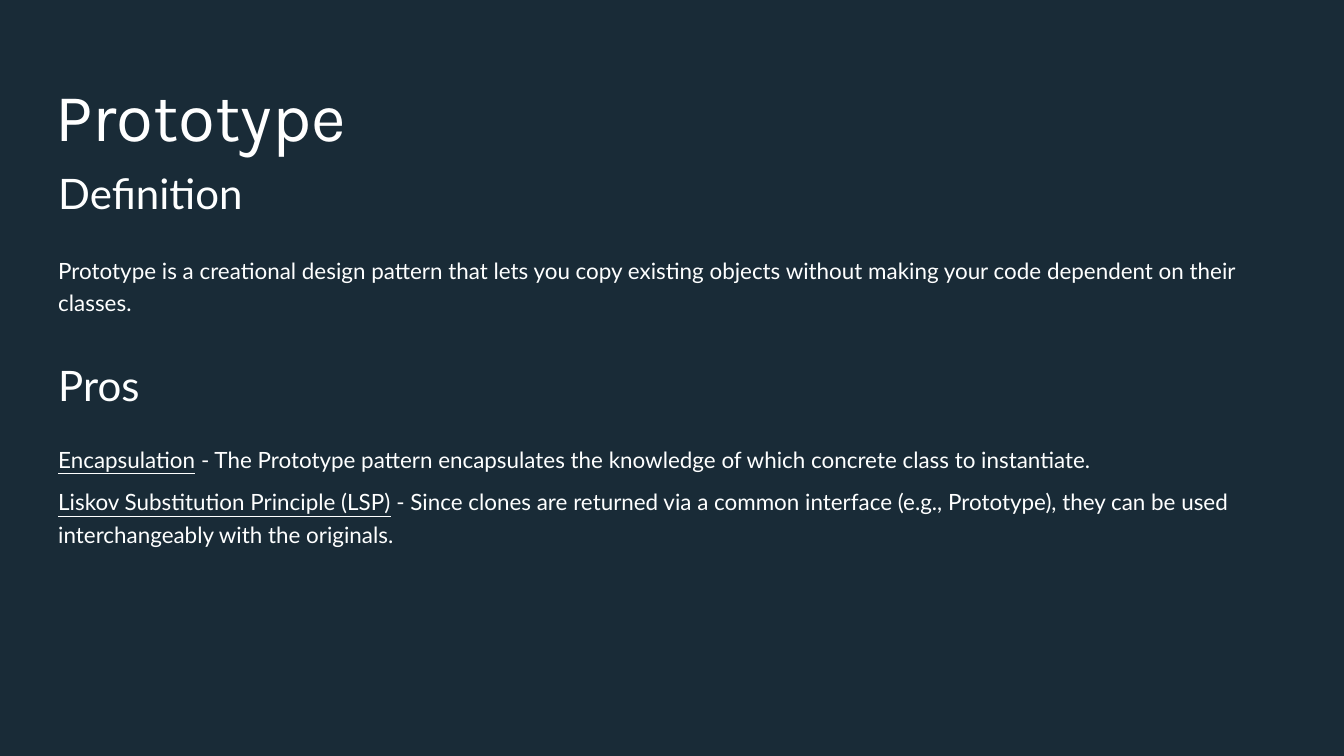
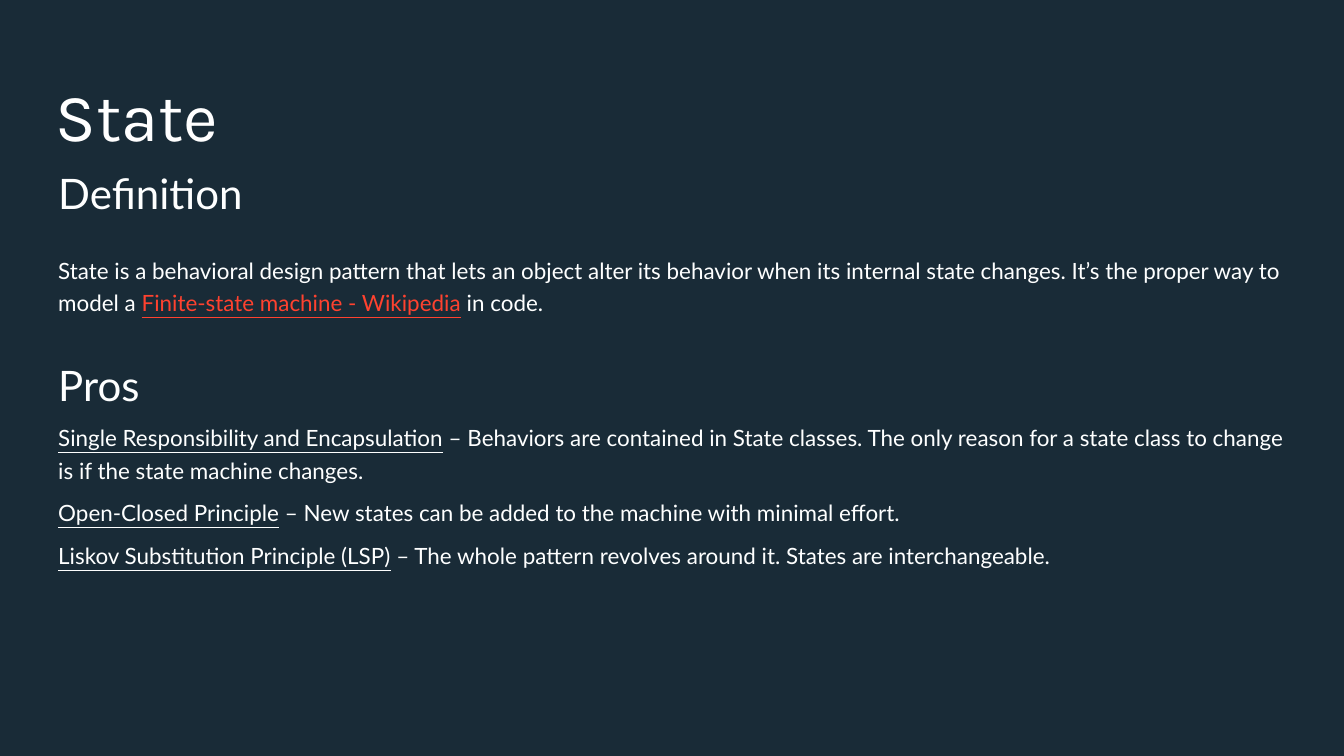
Before and after one commit to Iamsdl/Endava-DesignPatterns, a slide deck: slide 14 of PPT/Back to the basics, explaining design patterns with real life examples - Adapter & State.pptx. Drawn at 1344x756 pixels with LibreOffice and Linux fonts; fonts in the diff are those of the drawing; background and template pictures are left out. Boxes give left, top, right and bottom in pixels: in the first picture for what was removed or moved away, otherwise in the second. Text is boxed around its words. In the diff, an @@ line names an element or a change of style, - is before the commit and + after.

Commit message:
Adapter + some State

```diff
--- a/PPT/Back to the basics, explaining design patterns with real life examples - Adapter & State.pptx
+++ b/PPT/Back to the basics, explaining design patterns with real life examples - Adapter & State.pptx
@@ title at bbox=[55, 98, 218, 142]: text changed @@
-Prototype
+State
@@ text at bbox=[58, 262, 1280, 315]: text changed @@
-Prototype is a creational design pattern that lets you copy existing objects without making your code dependent on their classes.
+State is a behavioral design pattern that lets an object alter its behavior when its internal state changes. It’s the proper way to model a Finite-state machine - Wikipedia in code.
@@ text at bbox=[58, 429, 1283, 568]: text changed @@
-Encapsulation - The Prototype pattern encapsulates the knowledge of which concrete class to instantiate.
-Liskov Substitution Principle (LSP) - Since clones are returned via a common interface (e.g., Prototype), they can be used interchangeably with the originals.
+Single Responsibility and Encapsulation – Behaviors are contained in State classes. The only reason for a state class to change is if the state machine changes.
+Open-Closed Principle – New states can be added to the machine with minimal effort.
+Liskov Substitution Principle (LSP) – The whole pattern revolves around it. States are interchangeable.
```
Also in this commit, not shown: 3 other slides changed, 10 other files.
